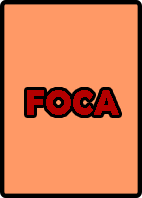
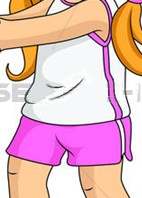
Layer changes from the first (142, 198) image to the second:
hid "FOCA" over box(27, 90, 119, 115)
added layer "Capa 8" above "Capa 7" over box(0, 0, 142, 198)
painted on "Rectángulo redondeado 1" over box(4, 4, 138, 194)
